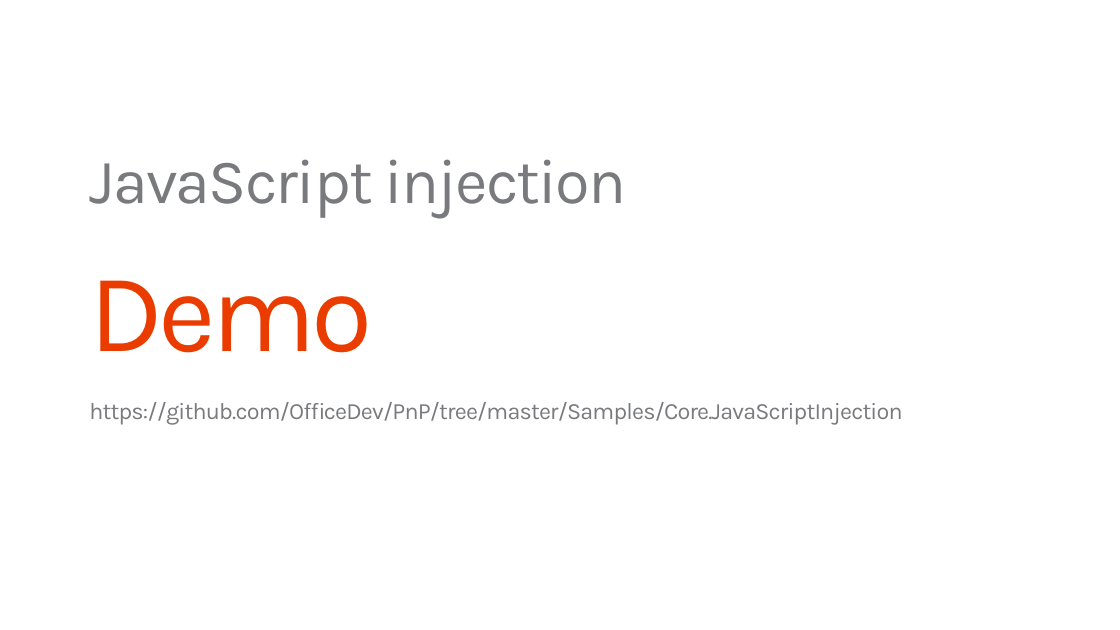
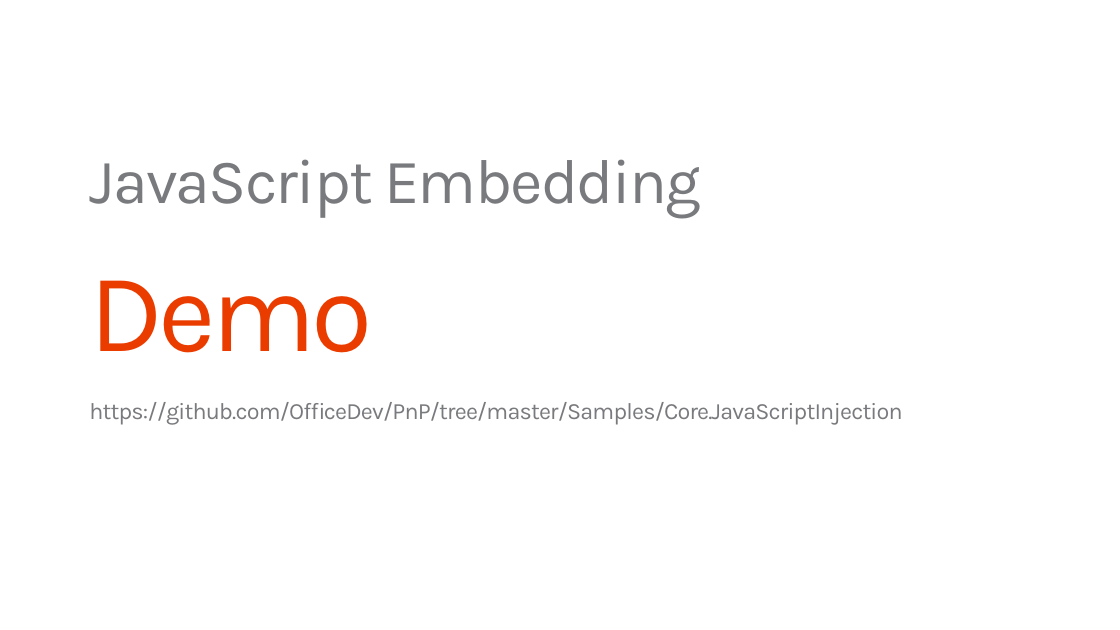
Before and after one commit to fabbbiob/TrainingContent, a slide deck: slide 17 of O3658/02 Managing site settings using app model/2_SiteManagement.pptx. Drawn at 1120x630 pixels with LibreOffice and Linux fonts; fonts in the diff are those of the drawing; background and template pictures are left out. Boxes give left, top, right and bottom in pixels: in the first picture for what was removed or moved away, otherwise in the second. Text is boxed around its words. In the diff, an @@ line names an element or a change of style, - is before the commit and + after.

Commit message:
Lab fixes, updates on decks and readme files on the JS embedding naming change

```diff
--- a/O3658/02 Managing site settings using app model/2_SiteManagement.pptx
+++ b/O3658/02 Managing site settings using app model/2_SiteManagement.pptx
@@ text at [89, 159, 701, 218]: text changed @@
-JavaScript injection
+JavaScript Embedding
```
Also in this commit, not shown: 8 other slides changed, 4 other files.
